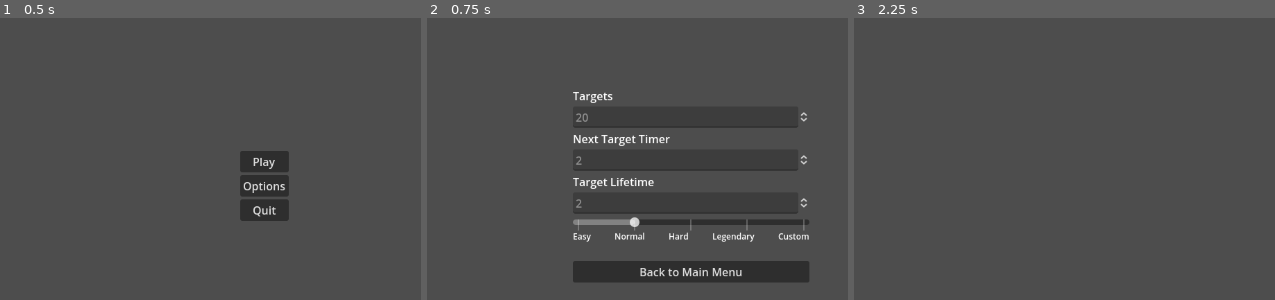
Above: before the commit, frames 1-3 (left to right).
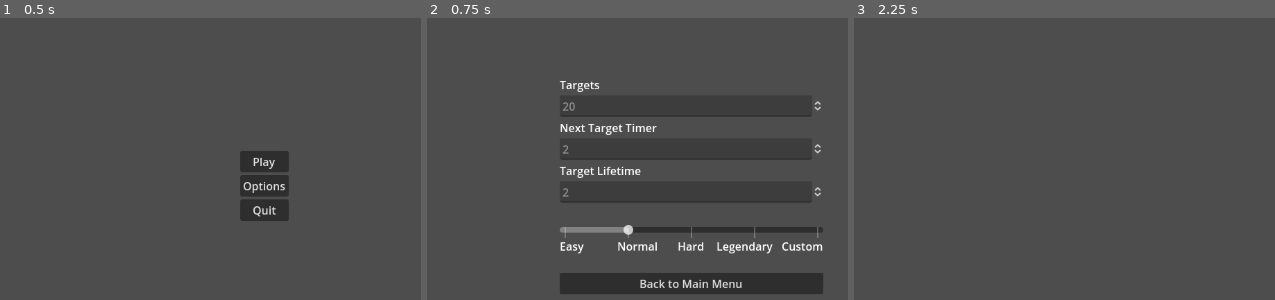
Above: after the commit, the same moments.

Repository: eric-clayton/aim-trainer
Game: Godot game, scene res://Scenes/main_menu.tscn
Two runs of this game, one before a commit and one after it. Both use one fixed random seed, a clock stepped at 60 frames per second and the inputs below.
Inputs:
- Up to frame 1 (0.5 s): no input
- Up to frame 2 (0.75 s): click "Options" at 0.5 s
- Up to frame 3 (2.25 s): click "Back to Main Menu" at 1.25 s; click "Play" at 2 s

Frame 1 is identical in both runs. In frame 2, 11% of the frame differs, in the area x 31-95%, y 22-98%; in frame 3, nothing differs.

Commit message:
Update options_menu.tscn

Diff:
--- a/Scenes/options_menu.tscn
+++ b/Scenes/options_menu.tscn
@@ -12,8 +12,8 @@
 grow_horizontal = 2
 grow_vertical = 2
 script = ExtResource("1_o2rbd")
-metadata/_edit_vertical_guides_ = [429.0]
-metadata/_edit_horizontal_guides_ = [338.0]
+metadata/_edit_vertical_guides_ = [427.0, 218.0]
+metadata/_edit_horizontal_guides_ = [338.0, 400.0, 417.0]
 
 [node name="CenterContainer" type="CenterContainer" parent="."]
 layout_mode = 1
@@ -24,6 +24,7 @@
 grow_vertical = 2
 
 [node name="VBoxContainer" type="VBoxContainer" parent="CenterContainer"]
+custom_minimum_size = Vector2(380, 0)
 layout_mode = 2
 
 [node name="Targets Label" type="Label" parent="CenterContainer/VBoxContainer"]
@@ -53,6 +54,7 @@
 editable = false
 
 [node name="HSlider" type="HSlider" parent="CenterContainer/VBoxContainer"]
+custom_minimum_size = Vector2(0, 70)
 layout_mode = 2
 tooltip_text = "Change difficulty settings"
 max_value = 4.0
@@ -60,36 +62,96 @@
 tick_count = 5
 ticks_on_borders = true
 
-[node name="HBoxContainer" type="HBoxContainer" parent="CenterContainer/VBoxContainer"]
+[node name="HBoxContainer" type="HBoxContainer" parent="CenterContainer/VBoxContainer/HSlider"]
+layout_mode = 1
+anchors_preset = 12
+anchor_top = 1.0
+anchor_right = 1.0
+anchor_bottom = 1.0
+grow_horizontal = 2
+grow_vertical = 0
+
+[node name="Control" type="Control" parent="CenterContainer/VBoxContainer/HSlider/HBoxContainer"]
 layout_mode = 2
-theme_override_constants/separation = 34
+size_flags_horizontal = 3
 
-[node name="Label" type="Label" parent="CenterContainer/VBoxContainer/HBoxContainer"]
+[node name="Label" type="Label" parent="CenterContainer/VBoxContainer/HSlider/HBoxContainer/Control"]
+layout_mode = 1
+anchors_preset = 12
+anchor_top = 1.0
+anchor_right = 1.0
+anchor_bottom = 1.0
+offset_top = -23.0
+grow_horizontal = 2
+grow_vertical = 0
+text = "Easy"
+
+[node name="Control2" type="Control" parent="CenterContainer/VBoxContainer/HSlider/HBoxContainer"]
 layout_mode = 2
-theme_override_font_sizes/font_size = 12
-text = "Easy"
-vertical_alignment = 1
+size_flags_horizontal = 3
 
-[node name="Label2" type="Label" parent="CenterContainer/VBoxContainer/HBoxContainer"]
+[node name="Label" type="Label" parent="CenterContainer/VBoxContainer/HSlider/HBoxContainer/Control2"]
+layout_mode = 1
+anchors_preset = 12
+anchor_top = 1.0
+anchor_right = 1.0
+anchor_bottom = 1.0
+offset_top = -23.0
+grow_horizontal = 2
+grow_vertical = 0
+text = "Normal"
+horizontal_alignment = 1
+
+[node name="Control3" type="Control" parent="CenterContainer/VBoxContainer/HSlider/HBoxContainer"]
 layout_mode = 2
-theme_override_font_sizes/font_size = 12
-text = "Normal"
-vertical_alignment = 1
+size_flags_horizontal = 3
+size_flags_vertical = 8
 
-[node name="Label3" type="Label" parent="CenterContainer/VBoxContainer/HBoxContainer"]
+[node name="Label" type="Label" parent="CenterContainer/VBoxContainer/HSlider/HBoxContainer/Control3"]
+layout_mode = 1
+anchors_preset = 12
+anchor_top = 1.0
+anchor_right = 1.0
+anchor_bottom = 1.0
+offset_top = -23.0
+grow_horizontal = 2
+grow_vertical = 0
+text = "Hard"
+horizontal_alignment = 1
+
+[node name="Control4" type="Control" parent="CenterContainer/VBoxContainer/HSlider/HBoxContainer"]
 layout_mode = 2
-theme_override_font_sizes/font_size = 12
-text = "Hard"
+size_flags_horizontal = 3
+size_flags_vertical = 8
 
-[node name="Label4" type="Label" parent="CenterContainer/VBoxContainer/HBoxContainer"]
+[node name="Label" type="Label" parent="CenterContainer/VBoxContainer/HSlider/HBoxContainer/Control4"]
+layout_mode = 1
+anchors_preset = 12
+anchor_top = 1.0
+anchor_right = 1.0
+anchor_bottom = 1.0
+offset_top = -23.0
+grow_horizontal = 2
+grow_vertical = 0
+text = "Legendary"
+horizontal_alignment = 1
+
+[node name="Control5" type="Control" parent="CenterContainer/VBoxContainer/HSlider/HBoxContainer"]
 layout_mode = 2
-theme_override_font_sizes/font_size = 12
-text = "Legendary"
+size_flags_horizontal = 3
+size_flags_vertical = 8
 
-[node name="Label5" type="Label" parent="CenterContainer/VBoxContainer/HBoxContainer"]
-layout_mode = 2
-theme_override_font_sizes/font_size = 12
+[node name="Label" type="Label" parent="CenterContainer/VBoxContainer/HSlider/HBoxContainer/Control5"]
+layout_mode = 1
+anchors_preset = 12
+anchor_top = 1.0
+anchor_right = 1.0
+anchor_bottom = 1.0
+offset_top = -23.0
+grow_horizontal = 2
+grow_vertical = 0
 text = "Custom"
+horizontal_alignment = 2
 
 [node name="HSeparator" type="HSeparator" parent="CenterContainer/VBoxContainer"]
 layout_mode = 2
